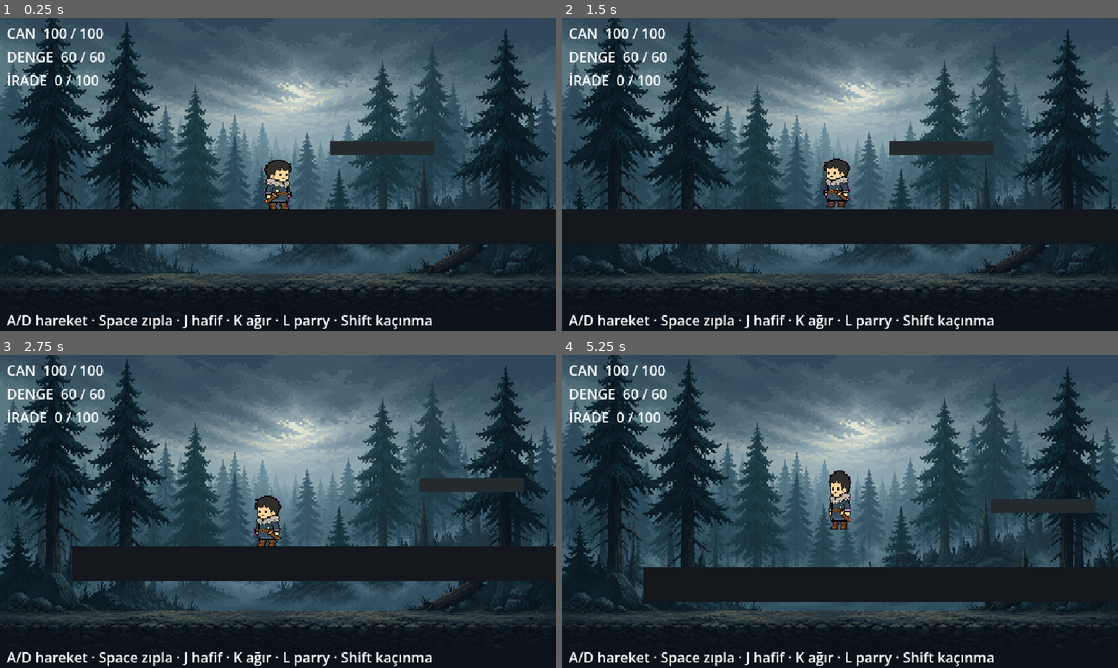
Above: before the commit, frames 1-4 (two rows, left to right).
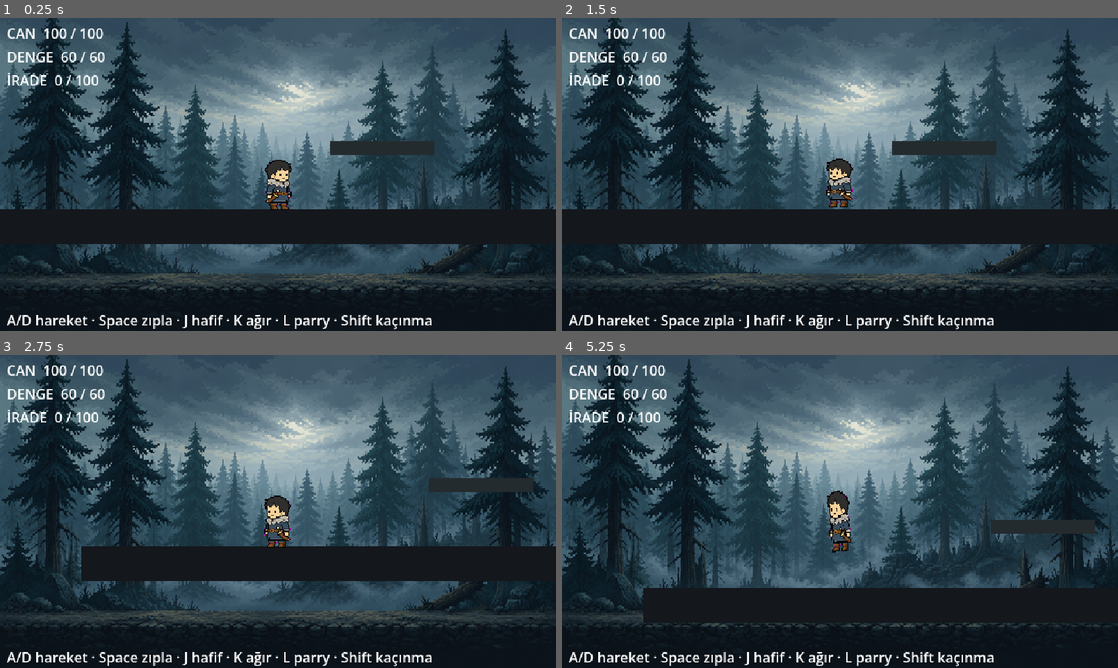
Above: after the commit, the same moments.

Repository: AhmetSoz/verridia
Game: Godot game, scene res://scenes/levels/test_odasi.tscn
The game is run twice, just before and just after one commit, with the same random seed, the same clock (stepped at 60 frames per second) and the same inputs.
Inputs:
- Up to frame 1 (0.25 s): no input
- Up to frame 2 (1.5 s): tap D (hareket_sag) at 0.6 s; tap A (hareket_sol) at 1.35 s
- Up to frame 3 (2.75 s): tap Shift (kacin) at 2.1 s
- Up to frame 4 (5.25 s): tap L (parry) at 2.85 s; tap K (saldiri_agir) at 3.6 s; tap J (saldiri_hafif) at 4.35 s; hold Space (zipla) from 5.03 s (still down)

The runs differ from the first frame. In frame 1, 0.1% of the frame differs, in the area x 47-50%, y 45-62%; in frame 2, 0.5%; in frame 3, 1.0%; in frame 4, 10%, in the area x 14-100%, y 36-86%.

Commit message:
OYUN: titreme (jitter) düzeltildi + saldırıya görünür kılıç parlaması + koşu belirginleşti
- Pixel jitter giderildi: kamera yumuşatması kapatıldı + 2d snap_to_pixel açıldı,
  sprite pozisyonu tam piksele yuvarlanıyor
- Saldırı artık GÖRÜNÜR: Polygon2D kılıç yayı (art gerekmez), aktif karede öne
  atılma + yukarıdan aşağı süpüren, solan parlama
- Koşu belirginleşti: çift-zıplama + adım salınımı + öne yatık; iniş ezilmesi güçlendi
- Not: tek sabit sprite gerçek bacak-hareketli yürüyüş veremez; procedural sadece can
  katar — gerçek yürüme/saldırı karesi için ayrı frame üretimi gerekir (sıradaki adım)

Co-Authored-By: Claude Fable 5 <noreply@anthropic.com>

Diff:
--- a/game/project.godot
+++ b/game/project.godot
@@ -133,3 +133,5 @@
 textures/canvas_textures/default_texture_filter=0
 renderer/rendering_method="gl_compatibility"
 renderer/rendering_method.mobile="gl_compatibility"
+2d/snap/snap_2d_transforms_to_pixel=true
+2d/snap/snap_2d_vertices_to_pixel=true
--- a/game/scenes/characters/togan.tscn
+++ b/game/scenes/characters/togan.tscn
@@ -48,7 +48,11 @@
 [node name="HurtboxSekil" type="CollisionShape2D" parent="Hurtbox"]
 shape = SubResource("hurtbox_sekil")
 
+[node name="Slash" type="Polygon2D" parent="."]
+visible = false
+position = Vector2(18, -24)
+color = Color(0.95, 0.98, 1, 0.9)
+polygon = PackedVector2Array(3, -18, 16, -9, 21, 0, 16, 9, 3, 18, 8, 9, 12, 0, 8, -9)
+
 [node name="Camera2D" type="Camera2D" parent="."]
 position = Vector2(0, -40)
-position_smoothing_enabled = true
-position_smoothing_speed = 6.0
--- a/game/scripts/movement/player_togan.gd
+++ b/game/scripts/movement/player_togan.gd
@@ -53,6 +53,7 @@
 @onready var hitbox: Hitbox = $Hitbox
 @onready var hurtbox: Hurtbox = $Hurtbox
 @onready var gorsel: Sprite2D = $Gorsel
+@onready var slash: Polygon2D = $Slash
 
 func _ready() -> void:
 	add_to_group("oyuncu")
@@ -333,48 +334,58 @@
 	_anim_zaman += delta
 	var yerde := is_on_floor()
 	var offset_y := 0.0
+	var offset_x := 0.0
 	var egim := 0.0
 	_hedef_squash = Vector2.ONE
+	slash.visible = false
 
 	match durum:
 		Durum.KOSU:
-			# Koşu: hızlı yukarı-aşağı zıpırdama + öne hafif eğim
-			var hiz_orani: float = clampf(absf(velocity.x) / kosu_hizi, 0.0, 1.0)
-			offset_y = -absf(sin(_anim_zaman * 22.0)) * 3.0 * hiz_orani
-			egim = deg_to_rad(6.0) * yon * hiz_orani
-			_hedef_squash = Vector2(1.0 + 0.05 * hiz_orani, 1.0 - 0.05 * hiz_orani)
+			# Belirgin koşu: çift zıplama + adım sallanması + öne eğim
+			var hiz_orani: float = clampf(absf(velocity.x) / kosu_hizi, 0.3, 1.0)
+			var faz := _anim_zaman * 16.0
+			offset_y = -absf(sin(faz)) * 5.0 * hiz_orani          # zemine değip zıplama
+			offset_x = cos(faz) * 1.5 * yon                        # adım salınımı
+			egim = deg_to_rad(9.0) * yon                           # koşarken öne yatık
+			# Ayak yere değince hafif ezil
+			_hedef_squash = Vector2(1.0 + 0.06 * absf(cos(faz)), 1.0 - 0.06 * absf(cos(faz)))
 		Durum.BOS:
-			# Bekleme: yumuşak nefes alıp verme
-			offset_y = sin(_anim_zaman * 3.0) * 1.0
-			_hedef_squash = Vector2(1.0, 1.0 + 0.02 * sin(_anim_zaman * 3.0))
+			offset_y = sin(_anim_zaman * 3.0)                      # nefes
+			_hedef_squash = Vector2(1.0, 1.0 + 0.03 * sin(_anim_zaman * 3.0))
 		Durum.ZIPLA:
-			_hedef_squash = Vector2(0.85, 1.18)      # yukarı uzama
+			_hedef_squash = Vector2(0.82, 1.2)                     # yukarı uzama
+			egim = deg_to_rad(4.0) * yon
 		Durum.DUSUS:
-			_hedef_squash = Vector2(0.92, 1.10)
+			_hedef_squash = Vector2(0.9, 1.12)
 		Durum.HAFIF_SALDIRI, Durum.AGIR_SALDIRI:
-			# Saldırıda öne atılma (aktif evrede en çok)
-			var g: float = 1.0 if _saldiri_evre == 1 else 0.4
-			offset_y = 0.0
-			gorsel.position.x = 5.0 * yon * g
-			_hedef_squash = Vector2(1.0 + 0.12 * g, 1.0 - 0.06 * g)
+			# Aktif evrede öne atıl + kılıç parlaması göster
+			var aktif := _saldiri_evre == 1
+			var g: float = 1.0 if aktif else 0.35
+			offset_x = 7.0 * yon * g
+			_hedef_squash = Vector2(1.0 + 0.15 * g, 1.0 - 0.08 * g)
+			if aktif:
+				slash.visible = true
+				slash.scale.x = float(yon)
+				# Yay gibi süpürme: üstten alta hızlı dön + solma
+				var t: float = clampf(_durum_sayac / 0.12, 0.0, 1.0)
+				slash.rotation = deg_to_rad(lerpf(-55.0, 55.0, t)) * yon
+				slash.modulate.a = 1.0 - t
 		Durum.KACINMA:
-			egim = deg_to_rad(18.0) * yon           # kaçınmada öne yatış
-			_hedef_squash = Vector2(1.15, 0.9)
+			egim = deg_to_rad(20.0) * yon                          # öne yatış
+			_hedef_squash = Vector2(1.18, 0.86)
 		Durum.HASAR:
-			gorsel.position.x = sin(_anim_zaman * 60.0) * 2.0  # titreme
+			offset_x = sin(_anim_zaman * 70.0) * 2.0               # sarsıntı
 		_:
 			pass
 
-	# İniş ezilmesi: havadan yere değme anında squash
+	# İniş ezilmesi
 	if yerde and not _onceki_yerde:
-		_squash = Vector2(1.25, 0.72)
+		_squash = Vector2(1.3, 0.7)
 	_onceki_yerde = yerde
 
-	# Yumuşak geçiş
-	_squash = _squash.lerp(_hedef_squash, 1.0 - exp(-18.0 * delta))
+	_squash = _squash.lerp(_hedef_squash, 1.0 - exp(-20.0 * delta))
 	var flip := -1.0 if yon < 0 else 1.0
 	gorsel.scale = Vector2(_squash.x * flip, _squash.y)
 	gorsel.rotation = egim
-	if durum not in [Durum.HAFIF_SALDIRI, Durum.AGIR_SALDIRI, Durum.HASAR]:
-		gorsel.position.x = move_toward(gorsel.position.x, 0.0, 40.0 * delta)
-	gorsel.position.y = GORSEL_TABAN_Y + offset_y
+	# Tam piksele yuvarla (jitter'ı önler)
+	gorsel.position = Vector2(round(offset_x), round(GORSEL_TABAN_Y + offset_y))
